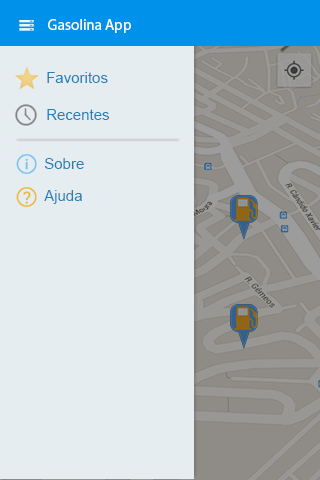
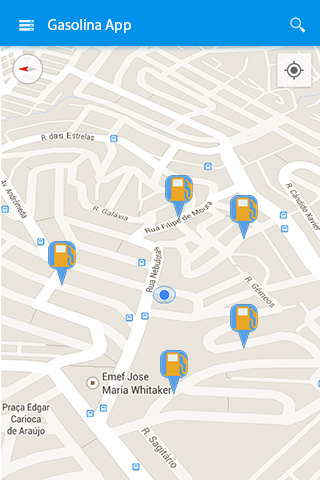
Two versions of the same layered image (320x480). Layer-by-layer changes:
showed "ic_action_search" over [left=290, top=17, right=305, bottom=33]
hid "ic_action_star_10" over [left=15, top=67, right=39, bottom=89]
hid "Favoritos" (3rd of 4, in "Drawer Layout" › "Menu" › "Section Posto" › "Favoritos Button") over [left=47, top=72, right=108, bottom=83]
hid "ic_action_clock" over [left=15, top=104, right=37, bottom=126]
hid "Recentes" over [left=47, top=109, right=110, bottom=120]
hid "Space" over [left=12, top=17, right=320, bottom=158]
hid "ic_action_info" over [left=16, top=154, right=37, bottom=174]
hid "Sobre" (2nd of 2, in "Drawer Layout" › "Menu" › "Section Posto" › "Sobre Button") over [left=44, top=158, right=84, bottom=169]
hid "ic_action_help" over [left=16, top=187, right=37, bottom=207]
hid "Ajuda" over [left=44, top=190, right=82, bottom=204]
hid "Background" over [left=0, top=17, right=320, bottom=480]
hid group "Sobre ou Ajuda" (2nd of 2, in "Content") (3 layers) over [left=0, top=17, right=320, bottom=480]
hid group "Favoritos" (4th of 4, in "Content") (27 layers) over [left=0, top=17, right=320, bottom=480]
